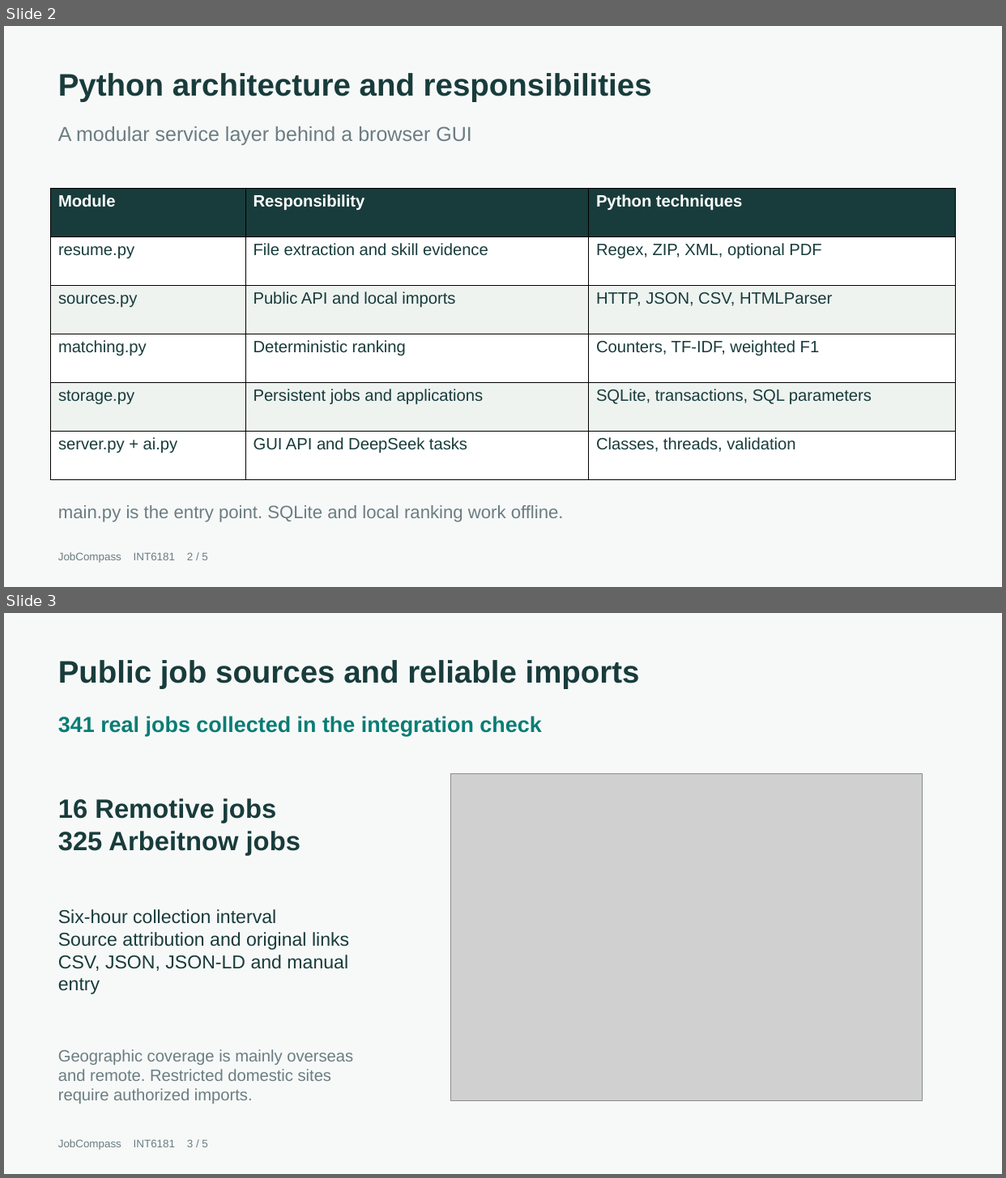
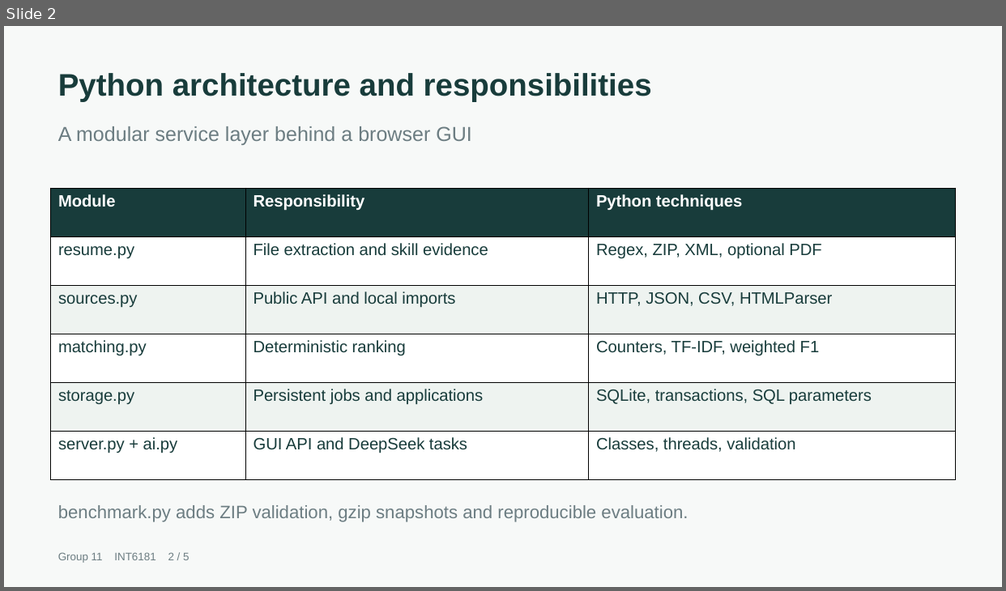
Before and after one commit to OpalliaHub/opalliahub, a slide deck: group11_presentation.pptx. Shown one above the other, each under a label of ours: slides 2 and 3 before the commit, slide 2 after it. The pictures are 1006x1178 and 1006x591 pixels, drawn with LibreOffice and Linux fonts; fonts in the diff are those of the drawing; grey boxes stand for pictures. Boxes give left, top, right and bottom in pixels: in the first picture for what was removed or moved away, otherwise in the second. Text is boxed around its words. In the diff, an @@ line names an element or a change of style, - is before the commit and + after.

Commit message:
Update Group 11 course materials and launch guidance

```diff
--- a/group11_presentation.pptx
+++ b/group11_presentation.pptx
@@ slide 3 removed at <box>4,613,1002,1174</box>, background #F7F9F8 @@
@@ text removed at <box>58,660,640,688</box> @@
-Public job sources and reliable imports
@@ text removed at <box>58,716,541,736</box> @@
-341 real jobs collected in the integration check
@@ picture removed at <box>450,774,922,1102</box> @@
@@ text removed at <box>58,798,300,855</box> @@
-16 Remotive jobs
-325 Arbeitnow jobs
@@ text removed at <box>58,909,349,995</box> @@
-Six-hour collection interval
-Source attribution and original links
-CSV, JSON, JSON-LD and manual entry
@@ text removed at <box>58,1050,353,1104</box> @@
-Geographic coverage is mainly overseas and remote. Restricted domestic sites require authorized imports.
@@ text removed at <box>58,1139,207,1150</box> @@
-JobCompass INT6181 3 / 5
@@ slide 2 changed as well @@
@@ text at <box>58,506,688,523</box>: text changed @@
-main.py is the entry point. SQLite and local ranking work offline.
+benchmark.py adds ZIP validation, gzip snapshots and reproducible evaluation.
@@ text at <box>58,552,189,563</box>: text changed @@
-JobCompass INT6181 2 / 5
+Group 11 INT6181 2 / 5
```
Also in this commit, not shown: 3 other slides changed, 1 slide added, 10 other files.
